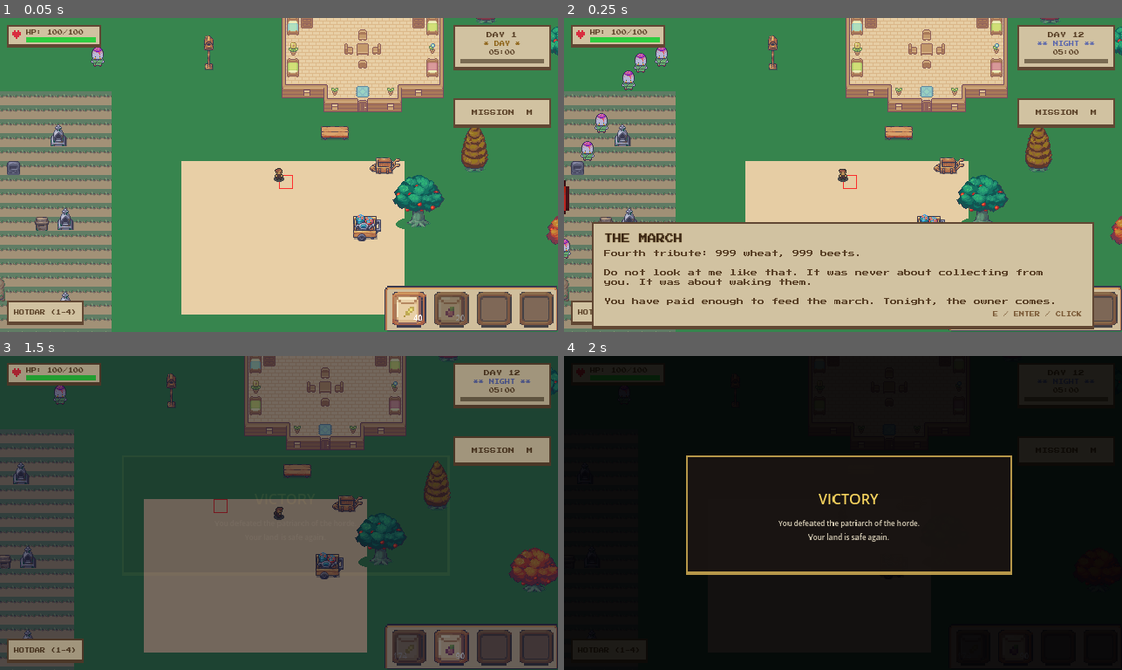
Above: before the commit, frames 1-4 (two rows, left to right).
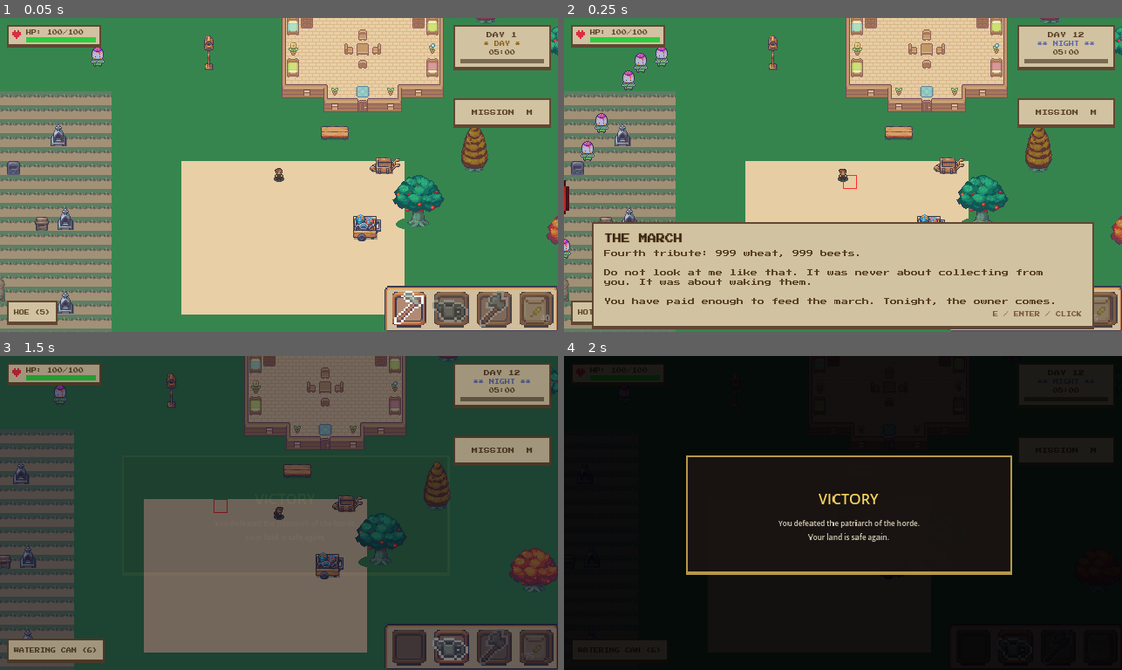
Above: after the commit, the same moments.

Repository: alexmf10/Survivalfarm-
Game: Godot game, scene res://tests/smoke_full_flow.tscn
The game is run twice, just before and just after one commit, with the same random seed, the same clock (stepped at 60 frames per second) and the same inputs. This scene is started directly instead of the project's main scene.
Inputs (mouse positions are in pixels of both pictures, inside the frame that each line leads up to):
- Up to frame 1 (0.05 s): no input
- Up to frame 2 (0.25 s): no input
- Up to frame 3 (1.5 s): tap Enter at 0.5 s; move the mouse to (401, 497) at 0.52 s; hold D (move_right) 0.53-1.25 s; tap 1 at 0.6 s; click (401, 497) at 0.67 s; tap Space at 0.77 s; tap 2 at 0.8 s; drag from (167, 528) to (329, 443) at 1.27 s
- Up to frame 4 (2 s): no input

The runs differ from the first frame. In frame 1, 1.7% of the frame differs, in the area x 4-99%, y 50-99%; in frame 2, 0.1%; in frame 3, 0.9%; in frame 4, less than 0.1%.

Commit message:
Weapon Slot + tools
Watering can and hoe are now items that can be used with click while hold. Weapon slot acts as a sword when something is equiped

Diff:
--- a/data/component/tools_component.gd
+++ b/data/component/tools_component.gd
@@ -9,3 +9,14 @@
 	PlantBeet,
 	Sword
 }
+
+## Qué herramienta activa esto al tenerlo en la mano
+@export var tool_type: Tools
+
+## Datos visuales para que el inventario pueda dibujarlo
+@export var spritesheet: Texture2D
+@export var drop_col: int = 0
+@export var spritesheet_row: int = 0
+@export var frame_width: int = 16
+@export var frame_height: int = 16
+@export var is_seed: bool = false
--- /dev/null
+++ b/data/definition/axe.tres
@@ -0,0 +1,15 @@
+[gd_resource type="Resource" script_class="ToolsComponent" load_steps=3 format=3 uid="uid://udvbn5fy2g1n"]
+
+[ext_resource type="Script" uid="uid://dho82rffr18o5" path="res://data/component/tools_component.gd" id="1_sh6k6"]
+[ext_resource type="Texture2D" uid="uid://ctx2ejkid2f3m" path="res://assets/textures/test/objects/basic_tools_and_meterials.png" id="2_g2le5"]
+
+[resource]
+script = ExtResource("1_sh6k6")
+tool_type = 5
+spritesheet = ExtResource("2_g2le5")
+drop_col = 1
+spritesheet_row = 0
+frame_width = 16
+frame_height = 16
+is_seed = false
+metadata/_custom_type_script = "uid://dho82rffr18o5"
--- /dev/null
+++ b/data/definition/hoe.tres
@@ -0,0 +1,15 @@
+[gd_resource type="Resource" script_class="ToolsComponent" load_steps=3 format=3 uid="uid://bkm0uf8agi7bu"]
+
+[ext_resource type="Script" uid="uid://dho82rffr18o5" path="res://data/component/tools_component.gd" id="1_05tuh"]
+[ext_resource type="Texture2D" uid="uid://ctx2ejkid2f3m" path="res://assets/textures/test/objects/basic_tools_and_meterials.png" id="2_c3kgt"]
+
+[resource]
+script = ExtResource("1_05tuh")
+tool_type = 1
+spritesheet = ExtResource("2_c3kgt")
+drop_col = 2
+spritesheet_row = 0
+frame_width = 16
+frame_height = 16
+is_seed = false
+metadata/_custom_type_script = "uid://dho82rffr18o5"
--- /dev/null
+++ b/data/definition/watering_can.tres
@@ -0,0 +1,15 @@
+[gd_resource type="Resource" script_class="ToolsComponent" load_steps=3 format=3 uid="uid://dt5vcuuiq8x6l"]
+
+[ext_resource type="Script" uid="uid://dho82rffr18o5" path="res://data/component/tools_component.gd" id="1_7h36j"]
+[ext_resource type="Texture2D" uid="uid://ctx2ejkid2f3m" path="res://assets/textures/test/objects/basic_tools_and_meterials.png" id="2_orp5c"]
+
+[resource]
+script = ExtResource("1_7h36j")
+tool_type = 2
+spritesheet = ExtResource("2_orp5c")
+drop_col = 0
+spritesheet_row = 0
+frame_width = 16
+frame_height = 16
+is_seed = false
+metadata/_custom_type_script = "uid://dho82rffr18o5"
--- a/entities/player/tool_component.gd
+++ b/entities/player/tool_component.gd
@@ -16,7 +16,8 @@
 ##   Esto lo gestiona CropService.is_tillable_area().
 ##
 ## --- Controles ---
-## • Teclas 1-5: seleccionan la herramienta activa.
+## • Teclas 1-4: seleccionan la herramienta activa de la Hotbar.
+## • Tecla 7: saca/guarda el arma del slot de equipamiento (índice 19).
 ## • Tecla E: usa la herramienta seleccionada. Si la herramienta es None,
 ##   intenta cosechar el cultivo del tile bajo el ratón.
 ##
@@ -44,6 +45,7 @@
 
 # ── Estado ──────────────────────────────────────────────────────────────────
 var current_tool: ToolsComponent.Tools = ToolsComponent.Tools.None
+var _is_weapon_drawn: bool = false
 
 var _body: CharacterBody2D
 var _movement: MovementComponent
@@ -84,12 +86,22 @@
 	_highlight = _build_highlight()
 	_body.add_child.call_deferred(_highlight)
 
+	# NUEVO: Conectamos las señales del EventBus para el inventario
+	EventBus.hotbar_selection_changed.connect(_on_hotbar_changed)
+	EventBus.inventory_updated.connect(_on_inventory_updated)
+
 
 func _exit_tree() -> void:
 	if get_tree().node_added.is_connected(_on_node_added):
 		get_tree().node_added.disconnect(_on_node_added)
 	if get_tree().node_removed.is_connected(_on_node_removed):
 		get_tree().node_removed.disconnect(_on_node_removed)
+
+	# NUEVO: Desconectamos las señales
+	if EventBus.hotbar_selection_changed.is_connected(_on_hotbar_changed):
+		EventBus.hotbar_selection_changed.disconnect(_on_hotbar_changed)
+	if EventBus.inventory_updated.is_connected(_on_inventory_updated):
+		EventBus.inventory_updated.disconnect(_on_inventory_updated)
 
 
 func _find_layers() -> void:
@@ -155,34 +167,16 @@
 	var trade_svc = EventBus.services.trade
 	if not trade_svc: return
 
-	# ─── SISTEMA HÍBRIDO: HOTBAR (1-4) Y HERRAMIENTAS (5-6) ───
-	var new_tool = current_tool
-
+	# ─── SISTEMA DINÁMICO: HOTBAR (1-4) Y ARMA (7) ───
 	match event.keycode:
-		# Teclas 1 al 4: Seleccionan el Hotbar y guardan la herramienta (None)
-		KEY_1:
-			trade_svc.set_active_slot(0)
-			new_tool = ToolsComponent.Tools.None
-		KEY_2:
-			trade_svc.set_active_slot(1)
-			new_tool = ToolsComponent.Tools.None
-		KEY_3:
-			trade_svc.set_active_slot(2)
-			new_tool = ToolsComponent.Tools.None
-		KEY_4:
-			trade_svc.set_active_slot(3)
-			new_tool = ToolsComponent.Tools.None
-
-		# Teclas 5 y 6: Equípan herramientas hardcodeadas
-		KEY_5: new_tool = ToolsComponent.Tools.TillGround # Azada
-		KEY_6: new_tool = ToolsComponent.Tools.WaterCrops # Regadera
-		KEY_7: new_tool = ToolsComponent.Tools.Sword # Regadera
-
-	# Si la herramienta ha cambiado, avisamos al resto del juego (UI, etc.)
-	if new_tool != current_tool:
-		current_tool = new_tool
-		tool_changed.emit(current_tool)
-		EventBus.player_tool_changed.emit(current_tool)
+		KEY_1: trade_svc.set_active_slot(0)
+		KEY_2: trade_svc.set_active_slot(1)
+		KEY_3: trade_svc.set_active_slot(2)
+		KEY_4: trade_svc.set_active_slot(3)
+		KEY_7:
+			# Alternamos el arma y actualizamos la herramienta
+			_is_weapon_drawn = !_is_weapon_drawn
+			_refresh_active_tool()
 
 
 func _process(delta: float) -> void:
@@ -269,36 +263,31 @@
 ## Usa la herramienta actualmente seleccionada, emitiendo la señal global
 ## correspondiente al EventBus. Si la herramienta es None, intenta cosechar.
 func _use_tool() -> bool:
-	# 1. Si tenemos una herramienta hardcodeada seleccionada (Azada o Regadera)
 	match current_tool:
 		ToolsComponent.Tools.TillGround:
 			if _is_valid_grass_tile_for_tilling():
 				EventBus.player_tilled.emit(_last_tile_pos)
 				_perform_feedback(current_tool, _last_tile_pos)
 				return true
-			return false # Salimos para que no intente plantar
+			return false
 
 		ToolsComponent.Tools.WaterCrops:
 			if _is_valid_farm_tile() and _can_water_tile(_last_tile_pos):
 				EventBus.player_watered.emit(_last_tile_pos)
 				_perform_feedback(current_tool, _last_tile_pos)
 				return true
-			return false # Salimos para que no intente plantar
-
-	# 2. Si la herramienta es None (estamos usando el Hotbar 1-4)
+			return false
+
 	if current_tool == ToolsComponent.Tools.None:
 		var trade_svc = EventBus.services.trade
 		var seed_to_plant = trade_svc.get_active_seed()
 
-		# Si tenemos una semilla válida en la mano Y estamos apuntando a tierra arable
 		if seed_to_plant != null and _is_valid_farm_tile() and _can_plant_tile(_last_tile_pos):
 			EventBus.player_planted.emit(_last_tile_pos, seed_to_plant.crop_type)
 			trade_svc.consume_active_item()
-			# Usamos la animación de PlantWheat como genérica para agacharse a plantar
 			_perform_feedback(ToolsComponent.Tools.PlantWheat, _last_tile_pos)
 			return true
 		else:
-			# Si la casilla no es válida para plantar o tenemos las manos vacías, intentamos cosechar
 			return _try_harvest()
 	return false
 
@@ -353,21 +342,17 @@
 		_feedback_tween = tween
 		match tool:
 			ToolsComponent.Tools.TillGround:
-				# Azada: elevarse y bajar (golpe hacia abajo)
 				tween.tween_property(_sprite, "scale", Vector2(0.85, 1.2), 0.08)
 				tween.tween_property(_sprite, "scale", Vector2(1.15, 0.85), 0.06)
 				tween.tween_property(_sprite, "scale", Vector2(1.0, 1.0), 0.06)
 			ToolsComponent.Tools.WaterCrops:
-				# Regadera: inclinarse hacia adelante
 				tween.tween_property(_sprite, "scale", Vector2(1.1, 0.9), 0.1)
 				tween.tween_property(_sprite, "scale", Vector2(0.95, 1.05), 0.05)
 				tween.tween_property(_sprite, "scale", Vector2(1.0, 1.0), 0.05)
 			ToolsComponent.Tools.PlantWheat, ToolsComponent.Tools.PlantBeet:
-				# Plantar: agacharse
 				tween.tween_property(_sprite, "scale", Vector2(1.1, 0.8), 0.1)
 				tween.tween_property(_sprite, "scale", Vector2(1.0, 1.0), 0.1)
 			ToolsComponent.Tools.None:
-				# Cosechar (E): agacharse y levantarse con estirón
 				tween.tween_property(_sprite, "scale", Vector2(1.15, 0.8), 0.08)
 				tween.tween_property(_sprite, "scale", Vector2(0.9, 1.15), 0.08)
 				tween.tween_property(_sprite, "scale", Vector2(1.0, 1.0), 0.04)
@@ -408,13 +393,9 @@
 
 	var half: float = SIZE / 2.0
 	var sides := [
-		# top
 		{"pos": Vector2(-half, -half), "size": Vector2(SIZE, THICK)},
-		# bottom
 		{"pos": Vector2(-half, half - THICK), "size": Vector2(SIZE, THICK)},
-		# left
 		{"pos": Vector2(-half, -half), "size": Vector2(THICK, SIZE)},
-		# right
 		{"pos": Vector2(half - THICK, -half), "size": Vector2(THICK, SIZE)},
 	]
 	for s: Dictionary in sides:
@@ -446,10 +427,48 @@
 		ToolsComponent.Tools.PlantWheat, \
 		ToolsComponent.Tools.PlantBeet, \
 		ToolsComponent.Tools.None:
-			# Planta/riega/cosecha: todas actúan sobre tiles de tierra arada.
 			valid = _is_valid_farm_tile()
 	if valid:
 		_highlight.global_position = _last_tile_world_pos
 		_highlight.visible = true
 	else:
 		_highlight.visible = false
+
+
+# ── NUEVO: SINCRONIZACIÓN DE INVENTARIO ─────────────────────────────────────
+
+func _on_hotbar_changed(_index: int) -> void:
+	# Si el jugador cambia de slot en la hotbar, enfundamos el arma automáticamente
+	_is_weapon_drawn = false
+	_refresh_active_tool()
+
+func _on_inventory_updated(_slots: Array, _coins: int) -> void:
+	_refresh_active_tool()
+
+## Lee el inventario y actualiza la herramienta de las manos
+func _refresh_active_tool() -> void:
+	var trade_svc = EventBus.services.trade
+	if not trade_svc: return
+
+	var slot_data = null
+
+	# Si hemos pulsado el 7, ignoramos la hotbar y leemos tu slot de arma (Índice 19)
+	if _is_weapon_drawn:
+		if trade_svc._slots.size() > 19:
+			slot_data = trade_svc._slots[19]
+	else:
+		# Si no, leemos la hotbar normal (0 al 3)
+		slot_data = trade_svc.get_active_slot_data()
+
+	var new_tool = ToolsComponent.Tools.None
+
+	if slot_data != null:
+		var item_resource = slot_data["item"] if typeof(slot_data) == TYPE_DICTIONARY else slot_data
+		if item_resource is ToolsComponent:
+			new_tool = item_resource.tool_type
+
+	# Si ha cambiado, avisamos al juego
+	if new_tool != current_tool:
+		current_tool = new_tool
+		tool_changed.emit(current_tool)
+		EventBus.player_tool_changed.emit(current_tool)
--- a/services/trade_service.gd
+++ b/services/trade_service.gd
@@ -29,7 +29,6 @@
 	CropComponent.CropType.Beet: "Beet",
 }
 
-
 var coins: int = 0
 var _slots: Array = [] # Inventario
 
@@ -48,6 +47,12 @@
 var _seed_database: Dictionary = {
 	CropComponent.CropType.Wheat: preload("res://data/definition/wheat_seed.tres"),
 	CropComponent.CropType.Beet: preload("res://data/definition/beet_seed.tres")
+}
+
+var _tool_database: Dictionary = {
+	ToolsComponent.Tools.TillGround: preload("res://data/definition/hoe.tres"),
+	ToolsComponent.Tools.WaterCrops: preload("res://data/definition/watering_can.tres"),
+	ToolsComponent.Tools.Sword: preload("res://data/definition/axe.tres")
 }
 
 var active_hotbar_index: int = 0 # Guardará un número del 0 al 3
@@ -138,6 +143,11 @@
 		return false
 	starter_pack_granted = true
 	coins += 50
+
+	_add_to_inventory(_tool_database[ToolsComponent.Tools.TillGround], 1)
+	_add_to_inventory(_tool_database[ToolsComponent.Tools.WaterCrops], 1)
+	_add_to_inventory(_tool_database[ToolsComponent.Tools.Sword], 1)
+
 	add_seeds(CropComponent.CropType.Wheat, 40, false)
 	add_seeds(CropComponent.CropType.Beet, 20, false)
 	_emit_inventory_updated()
@@ -257,10 +267,23 @@
 	if slot == null:
 		return null
 	var item: Resource = slot["item"]
+
+	#Comprobamos si el objeto es una herramienta
+	for tool_key in _tool_database:
+		if _tool_database[tool_key] == item:
+			return {
+				"is_tool": true,
+				"tool_type": int(tool_key),
+				"amount": int(slot["amount"])
+			}
+
+	#Si no es herramienta, seguimos con la lógica normal de cultivos/semillas
 	var crop_type: int = _crop_type_for_item(item)
 	if crop_type == -1:
 		return null
+
 	return {
+		"is_tool": false,
 		"crop_type": crop_type,
 		"is_seed": bool(item.is_seed),
 		"amount": int(slot["amount"]),
@@ -268,8 +291,17 @@
 
 
 func _item_from_saved_slot(slot_data: Dictionary) -> Resource:
+	#Si los datos guardados dicen que es una herramienta, la cargamos
+	if slot_data.get("is_tool", false):
+		var tool_type: int = int(slot_data.get("tool_type", -1))
+		if _tool_database.has(tool_type):
+			return _tool_database[tool_type]
+		return null
+
+	#Si no es herramienta, cargamos semillas o cultivos
 	var crop_type: int = int(slot_data.get("crop_type", -1))
 	var is_seed: bool = bool(slot_data.get("is_seed", false))
+
 	if is_seed and _seed_database.has(crop_type):
 		return _seed_database[crop_type]
 	if not is_seed and _crop_database.has(crop_type):
--- a/ui/hud/inventory_ui.tscn
+++ b/ui/hud/inventory_ui.tscn
@@ -141,6 +141,7 @@
 layout_mode = 2
 
 [node name="trash_slot" parent="NinePatchRect2" instance=ExtResource("3_8a20s")]
+layout_mode = 0
 offset_left = 75.0
 offset_top = 111.0
 offset_right = 90.0
@@ -160,6 +161,7 @@
 stretch_mode = 3
 
 [node name="exit_button" type="TextureButton" parent="NinePatchRect2"]
+layout_mode = 0
 offset_left = 166.0
 offset_top = 11.0
 offset_right = 195.0
--- a/ui/hud/inventory_ui_slot.gd
+++ b/ui/hud/inventory_ui_slot.gd
@@ -11,7 +11,7 @@
 
 	if data != null:
 		has_item = true
-		var item: CropComponent = data["item"] if data.has("item") else data["crop"]
+		var item: Resource = data["item"] if data.has("item") else data["crop"]
 		var amount: int = data["amount"]
 
 		var atlas = AtlasTexture.new()
@@ -43,7 +43,7 @@
 # DRAG & DROP NATIVO DE GODOT
 # ==========================================
 
-## 1. Al hacer clic y empezar a arrastrar
+##Al hacer clic y empezar a arrastrar
 func _get_drag_data(at_position: Vector2) -> Variant:
 	if not has_item:
 		return null # Si está vacío, no arrastramos nada
@@ -64,12 +64,12 @@
 	# Devolvemos un diccionario con nuestro índice para que el otro slot sepa quiénes somos
 	return {"type": "inventory_slot", "index": my_index}
 
-## 2. Al pasar el ratón por encima de este slot (mientras arrastramos algo)
+##Al pasar el ratón por encima de este slot (mientras arrastramos algo)
 func _can_drop_data(at_position: Vector2, data: Variant) -> bool:
 	# Comprobamos si lo que estamos soltando es un slot del inventario
 	return typeof(data) == TYPE_DICTIONARY and data.has("type") and data["type"] == "inventory_slot"
 
-## 3. Al soltar el clic sobre este slot
+##Al soltar el clic sobre este slot
 func _drop_data(at_position: Vector2, data: Variant) -> void:
 	var from_index = data["index"]
 	var to_index = my_index
